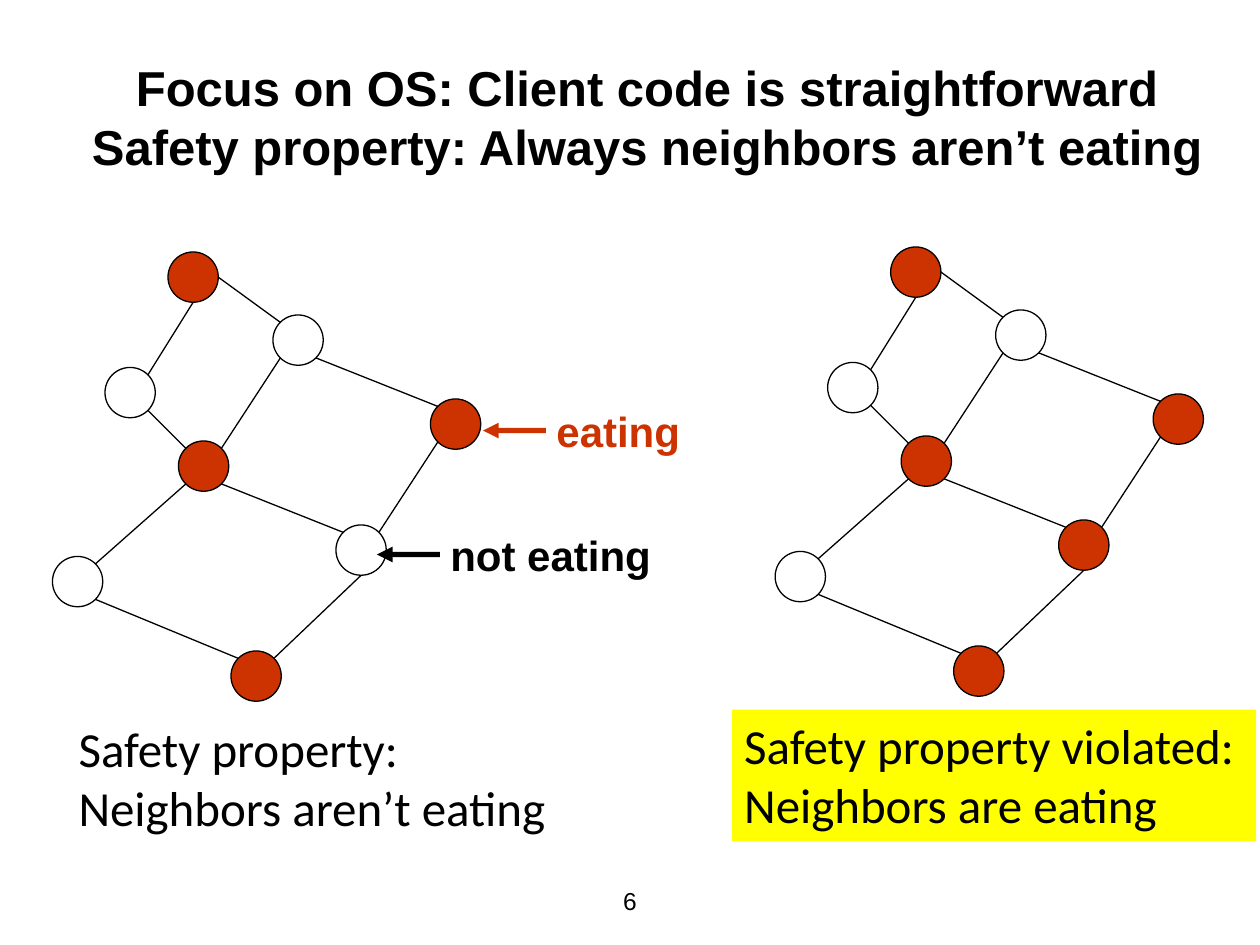
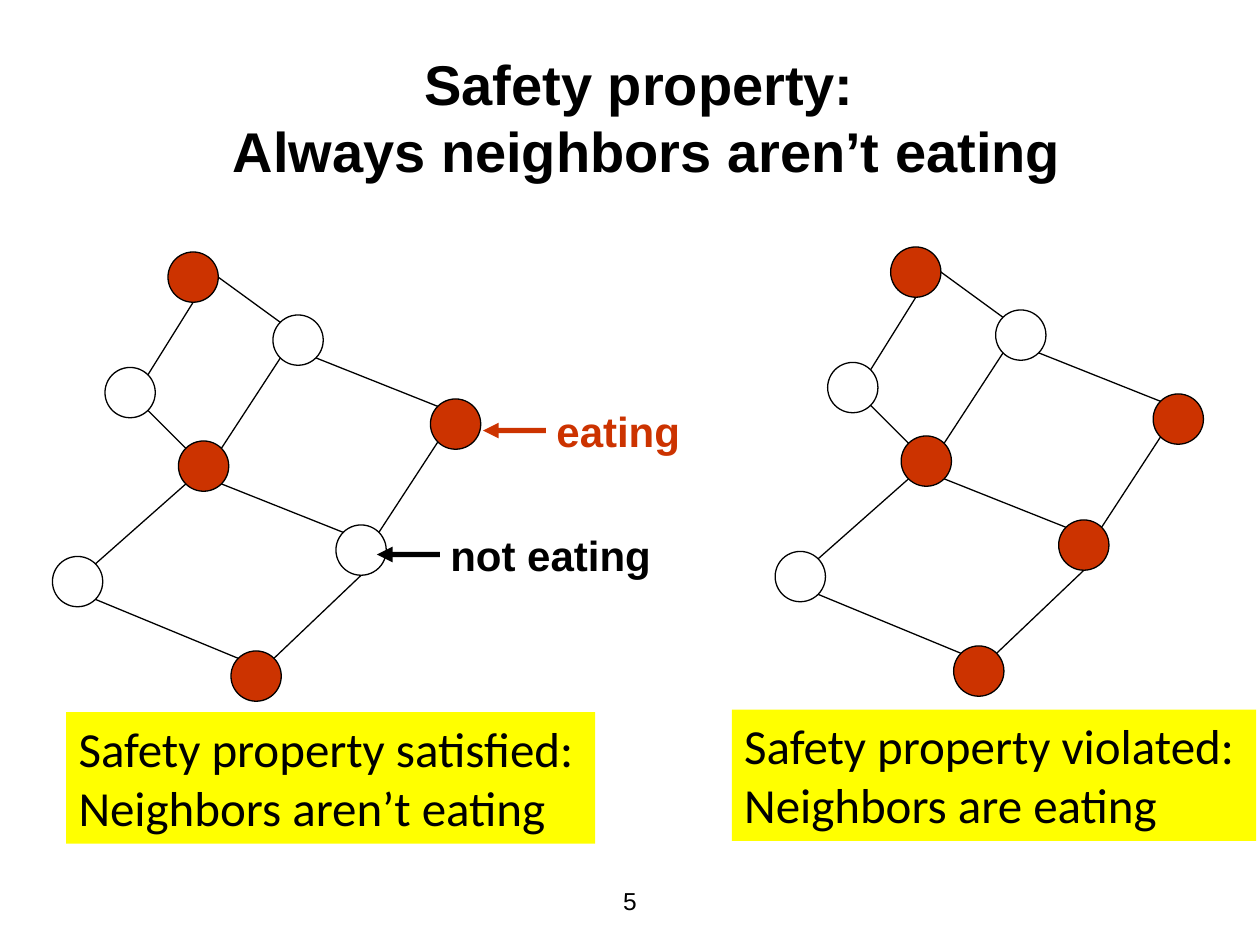
Before and after one commit to kmchandy/kmchandy.github.io, a slide deck: slide 5 of DiningPhilosophers/DiningPhilosophers.pptx (slide 6 before the commit). Drawn at 1260x945 pixels with LibreOffice and Linux fonts; fonts in the diff are those of the drawing. Boxes give left, top, right and bottom in pixels: in the first picture for what was removed or moved away, otherwise in the second. Text is boxed around its words. In the diff, an @@ line names an element or a change of style, - is before the commit and + after.

```diff
--- a/DiningPhilosophers/DiningPhilosophers.pptx
+++ b/DiningPhilosophers/DiningPhilosophers.pptx
@@ title at (233,64,1060,183): text changed; size 28 to 32 pt @@
-Focus on OS: Client code is straightforward
-Safety property: Always neighbors aren’t eating
+Safety property:
+Always neighbors aren’t eating
@@ rectangle "Safety property satisfied:": place and size @@
-rectangle "Safety property satisfied:" at (79,733,545,835)
+rectangle "Safety property satisfied:" at (67,712,596,843)
@@ rectangle "Safety property satisfied:" at (67,712,596,843): fill none to #FFFF00 @@
@@ text in rectangle at (79,733,573,775): text changed @@
-Safety property:
+Safety property satisfied:
@@ page number at (623,893,637,911): text changed @@
-6
+5
```
Also in this commit, not shown: 11 other slides changed, 3 slides added, 6 slides removed, 29 other files.
